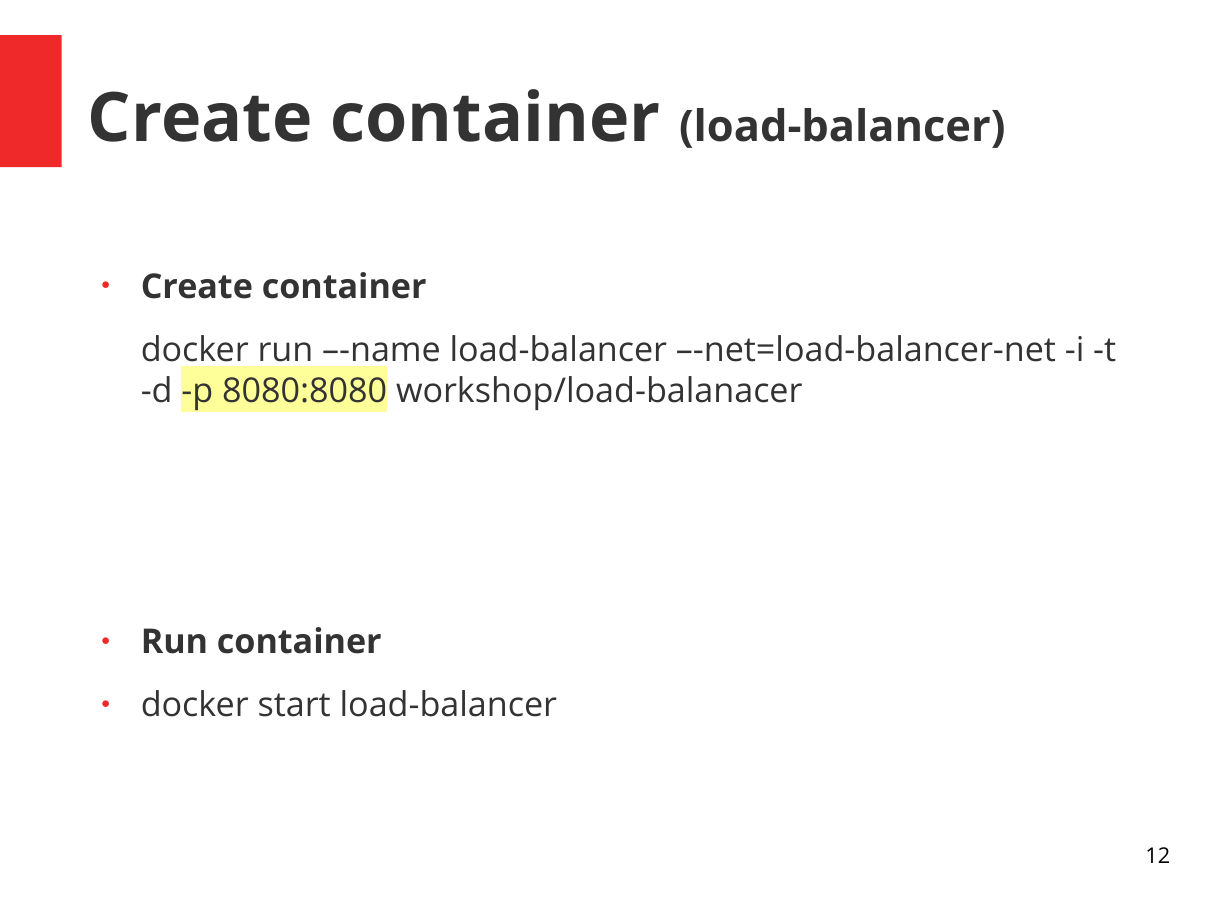
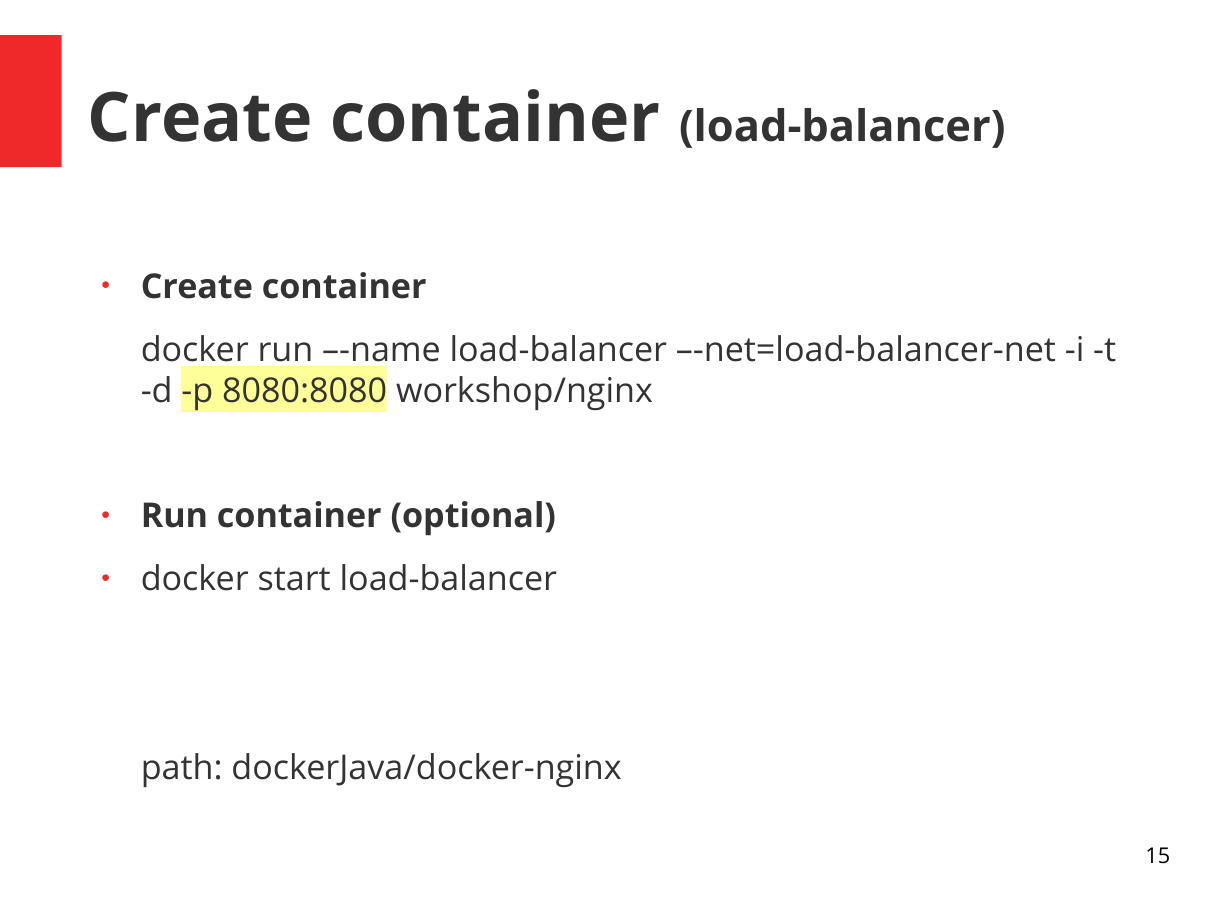
Before and after one commit to skuarch/dockerJava, a slide deck: slide 15 of dockerAndJava.odp (slide 12 before the commit). Drawn at 1232x924 pixels with LibreOffice and Linux fonts; fonts in the diff are those of the drawing. Boxes give left, top, right and bottom in pixels: in the first picture for what was removed or moved away, otherwise in the second. Text is boxed around its words. In the diff, an @@ line names an element or a change of style, - is before the commit and + after.

Commit message:
update presentation

```diff
--- a/dockerAndJava.odp
+++ b/dockerAndJava.odp
@@ text at <box>141,335,1116,536</box>: text changed @@
-docker run –-name load-balancer –-net=load-balancer-net -i -t -d -p 8080:8080 workshop/load-balanacer
-● Run container
+docker run –-name load-balancer –-net=load-balancer-net -i -t -d -p 8080:8080 workshop/nginx
+● Run container (optional)
@@ text at <box>141,753,621,788</box>: paragraph added @@
+path: dockerJava/docker-nginx
@@ page number at <box>1145,847,1170,864</box>: text changed @@
-12
+15
```
Also in this commit, not shown: 6 other slides changed, 6 slides added, 1 slide removed.
